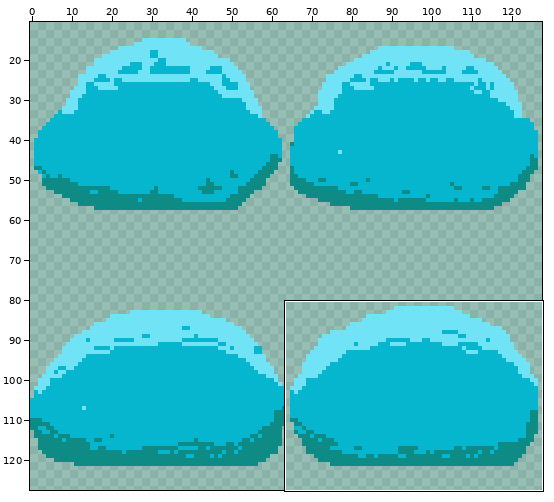
One commit to this sprite sheet: Assets/Art/Enemys/Blobs/Blob_type1_turquoise.png. The picture above shows the old version from afar; the outline marks the close-up.
Close-up. Old version:
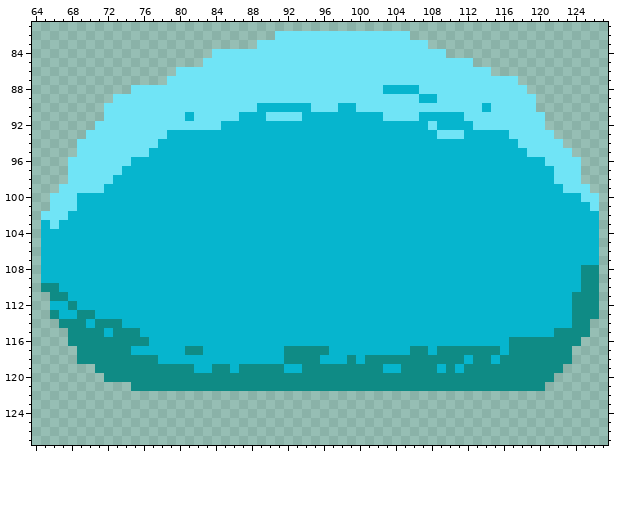
The file is 128x128 pixels. Shown: x 64..127, y 81..127. The wide view leaves out empty margins. The commit also changed other parts of the picture, which this record leaves out.
And afterwards:
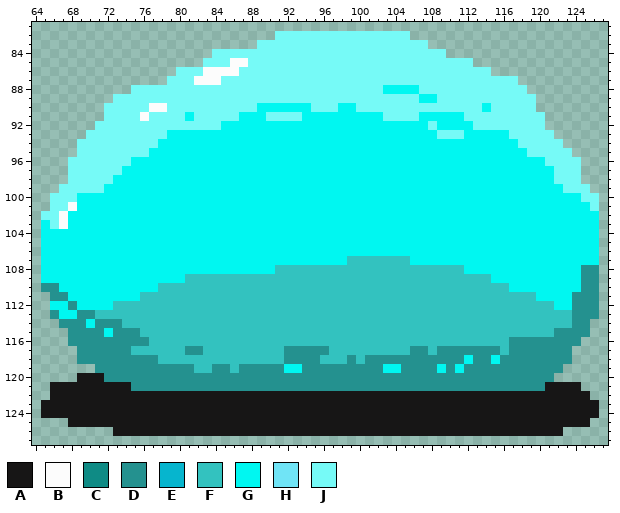
Palette (. is transparent): A #171616  B #fcfcfc  C #0f8b85  D #24918f  E #06b5ce  F #33c2bf  G #00f7f1  H #70e4f6  J #76faf7
Diff:
Changed rows in their new state; - is an unchanged pixel.
first column x 65:
 82 --------------------------JJJJJJJJJJJJJJJ---------------------
 83 ------------------------JJJJJJJJJJJJJJJJJJJ-------------------
 84 -------------------JJJJJJJJJJJJJJJJJJJJJJJJJJ-----------------
 85 ------------------JJJBBJJJJJJJJJJJJJJJJJJJJJJJJJ--------------
 86 ---------------JJJBBBBJJJJJJJJJJJJJJJJJJJJJJJJJJJJ------------
 87 --------------JJJBBBJJJJJJJJJJJJJJJJJJJJJJJJJJJJJJJJJ---------
 88 ----------JJJJJJJJJJJJJJJJJJJJJJJJJJJJGGGGJJJJJJJJJJJJ--------
 89 --------JJJJJJJJJJJJJJJJJJJJJJJJJJJJJJJJJJGGJJJJJJJJJJJ-------
 90 -------JJJJJBBJJJJJJJJJJGGGGGGJJJGGJJJJJJJJJJJJJJGJJJJJ-------
 91 -------JJJJBJJJJGJJJJJGGGJJJJGGGGGGGGGJJJJGGGGGJJJJJJJJJ------
 92 ------JJJJJJJJJJJJJJGGGGGGGGGGGGGGGGGGGGGGGJGGGGJJJJJJJJ------
 93 -----JJJJJJJJJGGGGGGGGGGGGGGGGGGGGGGGGGGGGGGJJJGGGGGJJJJJ-----
 94 ----JJJJJJJJJGGGGGGGGGGGGGGGGGGGGGGGGGGGGGGGGGGGGGGGGJJJJJ----
 95 ----JJJJJJJJGGGGGGGGGGGGGGGGGGGGGGGGGGGGGGGGGGGGGGGGGGJJJJJ---
 96 ---JJJJJJJGGGGGGGGGGGGGGGGGGGGGGGGGGGGGGGGGGGGGGGGGGGGGGJJJJ--
 97 ---JJJJJJGGGGGGGGGGGGGGGGGGGGGGGGGGGGGGGGGGGGGGGGGGGGGGGGJJJ--
 98 ---JJJJJGGGGGGGGGGGGGGGGGGGGGGGGGGGGGGGGGGGGGGGGGGGGGGGGGJJJ--
 99 --JJJJJGGGGGGGGGGGGGGGGGGGGGGGGGGGGGGGGGGGGGGGGGGGGGGGGGGGJJJ-
100 -JJJGGGGGGGGGGGGGGGGGGGGGGGGGGGGGGGGGGGGGGGGGGGGGGGGGGGGGGGGJJ
101 -JJBGGGGGGGGGGGGGGGGGGGGGGGGGGGGGGGGGGGGGGGGGGGGGGGGGGGGGGGGGJ
102 JJBGGGGGGGGGGGGGGGGGGGGGGGGGGGGGGGGGGGGGGGGGGGGGGGGGGGGGGGGGGG
103 GJBGGGGGGGGGGGGGGGGGGGGGGGGGGGGGGGGGGGGGGGGGGGGGGGGGGGGGGGGGGG
104 GGGGGGGGGGGGGGGGGGGGGGGGGGGGGGGGGGGGGGGGGGGGGGGGGGGGGGGGGGGGGG
105 GGGGGGGGGGGGGGGGGGGGGGGGGGGGGGGGGGGGGGGGGGGGGGGGGGGGGGGGGGGGGG
106 GGGGGGGGGGGGGGGGGGGGGGGGGGGGGGGGGGGGGGGGGGGGGGGGGGGGGGGGGGGGGG
107 GGGGGGGGGGGGGGGGGGGGGGGGGGGGGGGGGGFFFFFFFGGGGGGGGGGGGGGGGGGGGG
108 GGGGGGGGGGGGGGGGGGGGGGGGGGFFFFFFFFFFFFFFFFFFFFFGGGGGGGGGGGGGDD
109 GGGGGGGGGGGGGGGGFFFFFFFFFFFFFFFFFFFFFFFFFFFFFFFFFFGGGGGGGGGGDD
110 DDGGGGGGGGGGGFFFFFFFFFFFFFFFFFFFFFFFFFFFFFFFFFFFFFFFGGGGGGGGDD
111 -DDGGGGGGGGFFFFFFFFFFFFFFFFFFFFFFFFFFFFFFFFFFFFFFFFFFFFGGGGDDD
112 -GGDGGGGFFFFFFFFFFFFFFFFFFFFFFFFFFFFFFFFFFFFFFFFFFFFFFFFFGGDDD
113 -DGGDDFFFFFFFFFFFFFFFFFFFFFFFFFFFFFFFFFFFFFFFFFFFFFFFFFFFFFDDD
114 --DDDGDDDFFFFFFFFFFFFFFFFFFFFFFFFFFFFFFFFFFFFFFFFFFFFFFFFFFDD-
115 ---DDDDGDDDFFFFFFFFFFFFFFFFFFFFFFFFFFFFFFFFFFFFFFFFFFFFFFDDDD-
116 ---DDDDDDDDDFFFFFFFFFFFFFFFFFFFFFFFFFFFFFFFFFFFFFFFFDDDDDDDD--
117 ----DDDDDDFFFFFFDDFFFFFFFFFDDDDDFFFFFFFFFDDFDDDDDDDFDDDDDDD---
118 ----DDDDDDDDDFFFFFFFFFFFFFFDDDDFFFDFDDDDDDDDDDDGDDGDDDDDDDD---
119 ------DDDDDDDDDDDFFDDFDDDDDGGDDDDDDDDDGGDDDDGDGDDDDDDDDDDD----
120 ----AAADDDDDDDDDDDDDDDDDDDDDDDDDDDDDDDDDDDDDDDDDDDDDDDDDD-----
121 -AAAAAAAAADDDDDDDDDDDDDDDDDDDDDDDDDDDDDDDDDDDDDDDDDDDDDDAAAA--
122 -AAAAAAAAAAAAAAAAAAAAAAAAAAAAAAAAAAAAAAAAAAAAAAAAAAAAAAAAAAAA-
123 AAAAAAAAAAAAAAAAAAAAAAAAAAAAAAAAAAAAAAAAAAAAAAAAAAAAAAAAAAAAAA
124 AAAAAAAAAAAAAAAAAAAAAAAAAAAAAAAAAAAAAAAAAAAAAAAAAAAAAAAAAAAAAA
125 ---AAAAAAAAAAAAAAAAAAAAAAAAAAAAAAAAAAAAAAAAAAAAAAAAAAAAAAAAAA-
126 --------AAAAAAAAAAAAAAAAAAAAAAAAAAAAAAAAAAAAAAAAAAAAAAAAAA----
